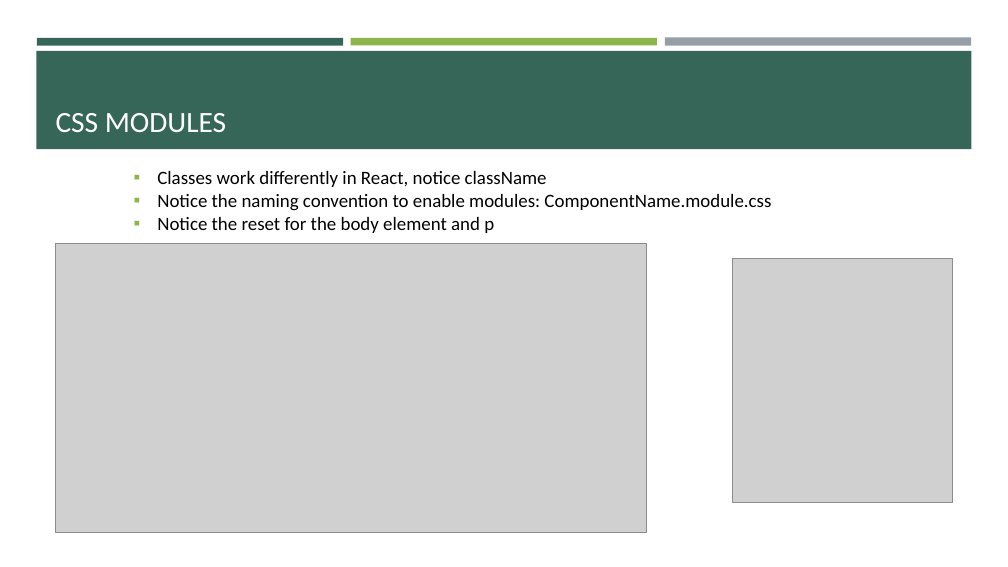
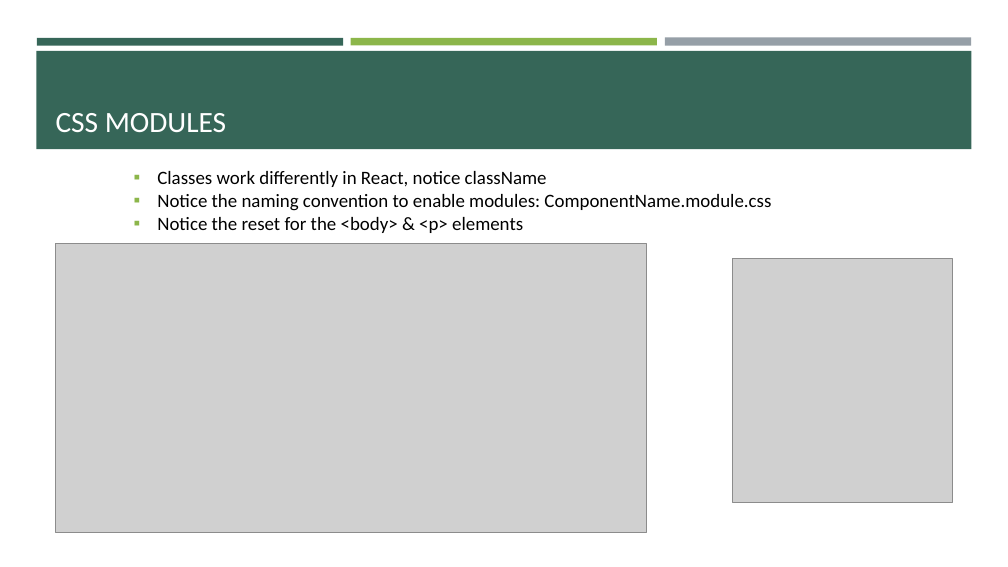
Before and after one commit to e-m-wilson/SNOW, a slide deck: slide 13 of Week_2/React.pptx. Drawn at 1008x567 pixels with LibreOffice and Linux fonts; fonts in the diff are those of the drawing; grey boxes stand for pictures. Boxes give left, top, right and bottom in pixels: in the first picture for what was removed or moved away, otherwise in the second. Text is boxed around its words. In the diff, an @@ line names an element or a change of style, - is before the commit and + after.

```diff
--- a/Week_2/React.pptx
+++ b/Week_2/React.pptx
@@ text at (157, 217, 523, 233): text changed @@
-▪ Notice the reset for the body element and p
+▪ Notice the reset for the <body> & <p> elements
```
Also in this commit, not shown: 8 other slides changed, 10 slides added, 2 other files.
